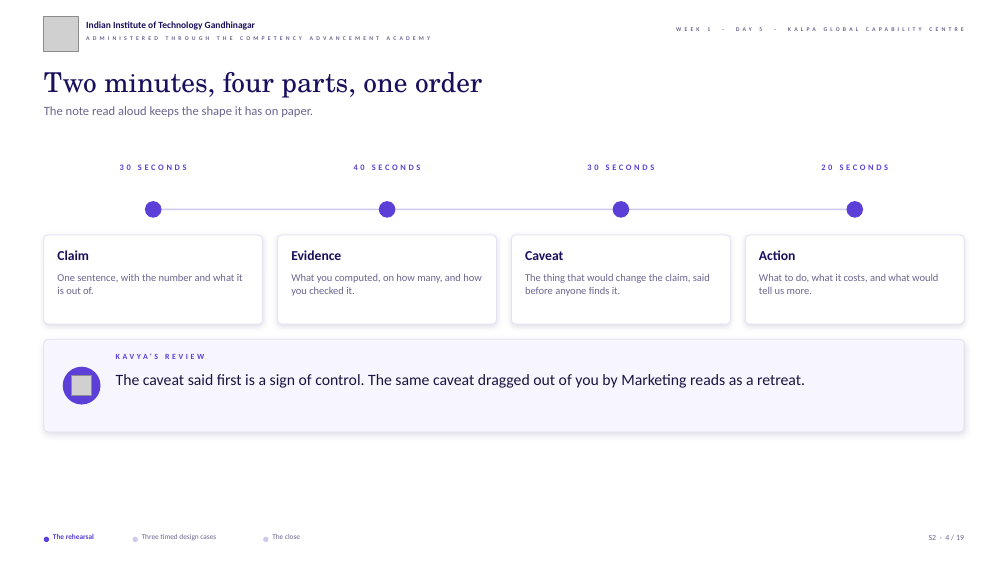
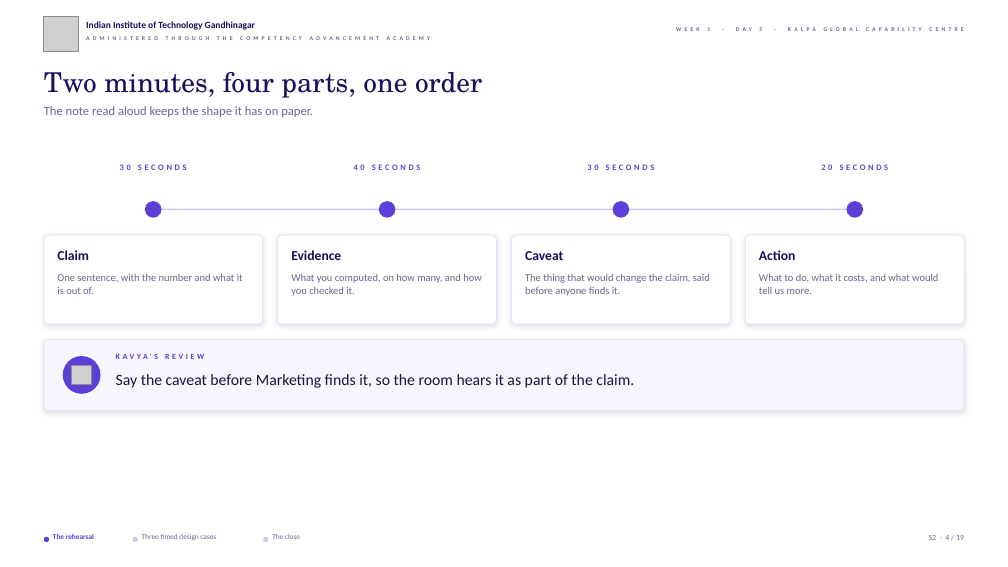
Before and after one commit to fde-academy-lab/c2-content-factory, a slide deck: slide 4 of content/W01/D5/slides/C2_W01_D05_rehearsal_STUDENT.pptx. Drawn at 1008x567 pixels with LibreOffice and Linux fonts; fonts in the diff are those of the drawing; grey boxes stand for pictures; background and template pictures are left out. Boxes give left, top, right and bottom in pixels: in the first picture for what was removed or moved away, otherwise in the second. Text is boxed around its words. In the diff, an @@ line names an element or a change of style, - is before the commit and + after.

```diff
--- a/content/W01/D5/slides/C2_W01_D05_rehearsal_STUDENT.pptx
+++ b/content/W01/D5/slides/C2_W01_D05_rehearsal_STUDENT.pptx
@@ rounded rectangle: place and size @@
-rounded rectangle at bbox=[44, 340, 964, 433]
+rounded rectangle at bbox=[44, 340, 964, 411]
@@ ellipse: place and size @@
-ellipse at bbox=[63, 367, 101, 405]
+ellipse at bbox=[63, 356, 101, 394]
@@ picture: place and size @@
-picture at bbox=[72, 376, 91, 395]
+picture at bbox=[72, 365, 91, 385]
@@ text at bbox=[116, 374, 634, 388]: text changed @@
-The caveat said first is a sign of control. The same caveat dragged out of you by Marketing reads as a retreat.
+Say the caveat before Marketing finds it, so the room hears it as part of the claim.
```
Also in this commit, not shown: 14 other files.
